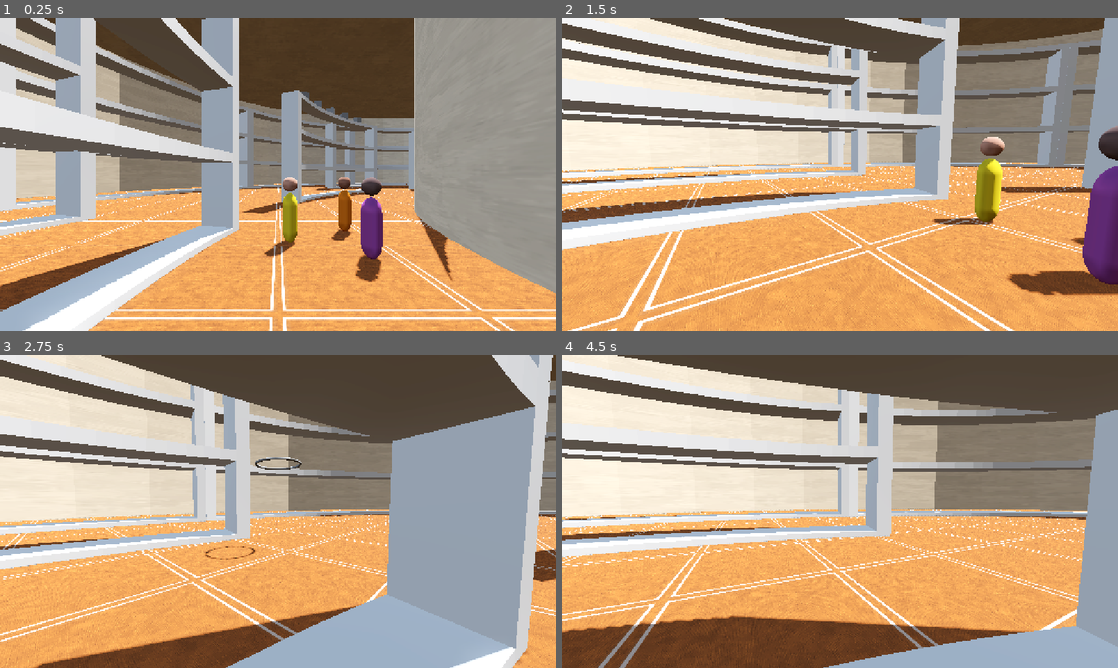
Above: before the commit, frames 1-4 (two rows, left to right).
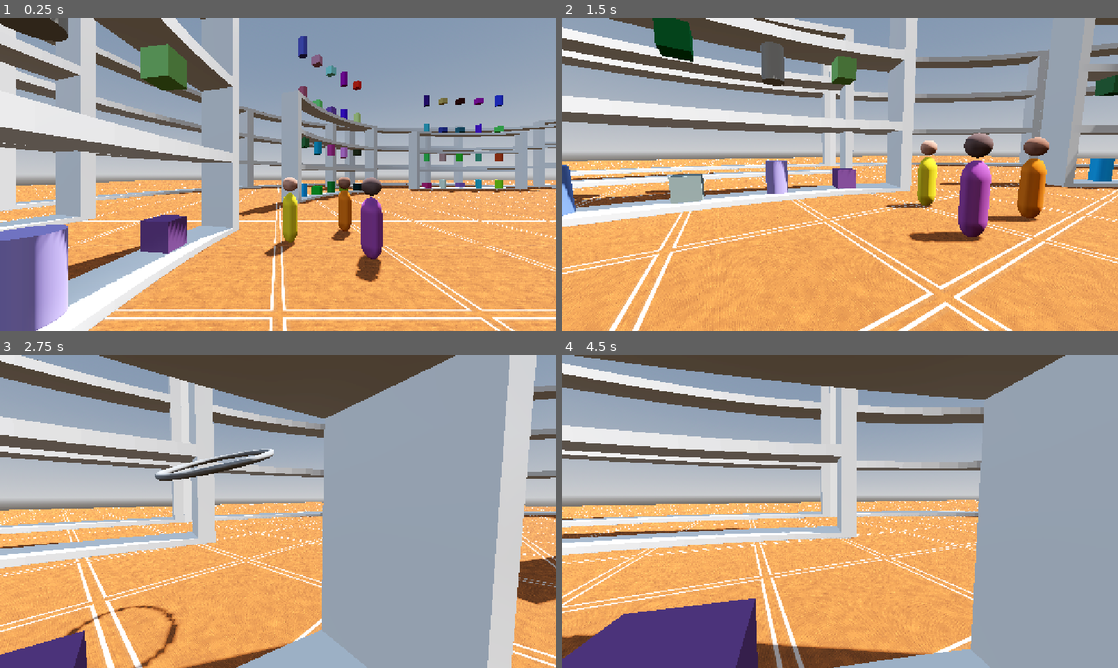
Above: after the commit, the same moments.

Repository: cjpugs/GMTK-Jam-25
Game: Godot game, scene res://scenes/levels/test-level.tscn
Two runs of this game, one before a commit and one after it. Both use one fixed random seed, a clock stepped at 60 frames per second and the inputs below. This scene is started directly instead of the project's main scene.
Inputs (mouse positions are in pixels of both pictures, inside the frame that each line leads up to):
- Up to frame 1 (0.25 s): no input
- Up to frame 2 (1.5 s): move the mouse to (962, 158) at 0.52 s; hold Right (move_right) 0.53-1.28 s; click (962, 158) at 0.6 s; move the mouse to (812, 174) at 1.27 s; hold Up (move_forward) from 1.28 s (still down); click (812, 174) at 1.35 s
- Up to frame 3 (2.75 s): keep holding Up (move_forward); move the mouse to (289, 505) at 2.02 s; click (289, 505) at 2.1 s
- Up to frame 4 (4.5 s): keep holding Up (move_forward); move the mouse to (834, 517) at 2.77 s; click (834, 517) at 2.85 s; move the mouse to (878, 514) at 3.52 s; click (878, 514) at 3.6 s; move the mouse to (795, 508) at 4.27 s; click (795, 508) at 4.35 s

The runs differ from the first frame. In frame 1, 44% of the frame differs, in the area x 0-100%, y 0-100%; in frame 2, 63%; in frame 3, 47%; in frame 4, 55%.

Commit message:
i give up. this was the closest i could get to transforming the items to the right locations. why can't i just tell an instanced scene to be a child of a marker i placed somewhere and have it inherit that location

Diff:
--- a/scenes/collectibles/collectible.gd
+++ b/scenes/collectibles/collectible.gd
@@ -1,22 +1,15 @@
-extends Area3D
+extends Node3D
+class_name Collectible
 
 @export var point_value := 100 # placeholder default score
-@export var mesh_override: Mesh
-@export_enum("Laptop") var collectible_type: String
+var collectible_meshes := [BoxMesh, CylinderMesh]
 
 func _ready() -> void:
-	if mesh_override:
-		$MeshInstance3D.mesh = mesh_override
-
-	#var scene_path := ""
-	#match collectible_type:
-		#"Laptop": scene_path = "res://scenes/collectibles/laptop.tscn"
-	#
-	#if scene_path != "":
-		#var new_model = load(scene_path).instantiate()
-		#$Model.queue_free()
-		#add_child(new_model)
-		#new_model.name = "Model"
+	var collectible_mesh = collectible_meshes.pick_random()
+	$MeshInstance3D.mesh = collectible_mesh.new()
+	var mat := StandardMaterial3D.new()
+	mat.albedo_color = Color(randf(), randf(), randf())
+	$MeshInstance3D.material_override = mat
 
 func _on_body_entered(_body: Node3D) -> void:
 	Globals.score += point_value
--- a/scenes/collectibles/collectible.tscn
+++ b/scenes/collectibles/collectible.tscn
@@ -2,18 +2,19 @@
 
 [ext_resource type="Script" uid="uid://cqc1pqa3oktlw" path="res://scenes/collectibles/collectible.gd" id="1_lb3xb"]
 
+[sub_resource type="BoxMesh" id="BoxMesh_lb3xb"]
+
 [sub_resource type="SphereShape3D" id="SphereShape3D_wahkq"]
 
-[sub_resource type="BoxMesh" id="BoxMesh_lb3xb"]
-resource_local_to_scene = true
-
-[node name="Collectible" type="Area3D"]
+[node name="Collectible" type="Node3D"]
 script = ExtResource("1_lb3xb")
 
-[node name="CollisionShape3D" type="CollisionShape3D" parent="."]
+[node name="MeshInstance3D" type="MeshInstance3D" parent="."]
+mesh = SubResource("BoxMesh_lb3xb")
+
+[node name="Area3D" type="Area3D" parent="."]
+
+[node name="CollisionShape3D" type="CollisionShape3D" parent="Area3D"]
 shape = SubResource("SphereShape3D_wahkq")
 
-[node name="Model" type="MeshInstance3D" parent="."]
-mesh = SubResource("BoxMesh_lb3xb")
-
-[connection signal="body_entered" from="." to="." method="_on_body_entered"]
+[connection signal="body_entered" from="Area3D" to="." method="_on_body_entered"]
--- a/scenes/collectibles/laptop.tscn
+++ b/scenes/collectibles/laptop.tscn
@@ -48,9 +48,7 @@
 blend_shape_mode = 0
 shadow_mesh = SubResource("ArrayMesh_6871g")
 
-[node name="Node3D" type="Node3D"]
-
-[node name="Cube2" type="MeshInstance3D" parent="."]
+[node name="Model" type="MeshInstance3D"]
 transform = Transform3D(100, 0, 0, 0, -4.37114e-06, 100, 0, -100, -4.37114e-06, 0, 0, 0)
 mesh = SubResource("ArrayMesh_gvdnr")
 skeleton = NodePath("")
--- a/scenes/levels/store.tscn
+++ b/scenes/levels/store.tscn
@@ -48,10 +48,11 @@
 [node name="Store" type="Node3D"]
 
 [node name="Ceiling" type="StaticBody3D" parent="."]
-transform = Transform3D(1, 0, 0, 0, -1, -8.74228e-08, 0, 8.74228e-08, -1, 0, 22, 0)
+transform = Transform3D(1, 0, 0, 0, -1, -8.74228e-08, 0, 8.74228e-08, -1, 0, 24, 0)
 
 [node name="MeshInstance3D" type="MeshInstance3D" parent="Ceiling"]
 transform = Transform3D(100, 0, 0, 0, 100, 0, 0, 0, 100, 0, 0, 0)
+visible = false
 mesh = SubResource("PlaneMesh_m4iqm")
 surface_material_override/0 = SubResource("StandardMaterial3D_b0hbt")
 
@@ -73,18 +74,21 @@
 
 [node name="MeshInstance3D" type="MeshInstance3D" parent="InnerWall"]
 transform = Transform3D(1.5, 0, 0, 0, 1.5, 0, 0, 0, 1.5, 0, 0, 0)
+visible = false
 mesh = SubResource("CylinderMesh_y7kff")
 surface_material_override/0 = SubResource("StandardMaterial3D_m4iqm")
 
 [node name="CollisionShape3D" type="CollisionShape3D" parent="InnerWall"]
 transform = Transform3D(1.5, 0, 0, 0, 1.5, 0, 0, 0, 1.5, 0, 0, 0)
 shape = SubResource("CylinderShape3D_y7kff")
+disabled = true
 
 [node name="OuterWall" type="StaticBody3D" parent="."]
 transform = Transform3D(1, 0, 0, 0, 1, 0, 0, 0, 1, 0, 11, 0)
 
 [node name="OuterWallMesh" type="MeshInstance3D" parent="OuterWall"]
 transform = Transform3D(1.75, 0, 0, 0, 1.75, 0, 0, 0, 1.75, 0, 0, 0)
+visible = false
 mesh = ExtResource("1_y7kff")
 skeleton = NodePath("../..")
 surface_material_override/0 = SubResource("StandardMaterial3D_8s6uc")
--- a/scenes/levels/test-level.tscn
+++ b/scenes/levels/test-level.tscn
@@ -1,9 +1,8 @@
-[gd_scene load_steps=10 format=3 uid="uid://cs1jpi12r1ya"]
+[gd_scene load_steps=9 format=3 uid="uid://cs1jpi12r1ya"]
 
 [ext_resource type="PackedScene" uid="uid://yo167f7iyygr" path="res://scenes/player/player.tscn" id="1_tny1j"]
 [ext_resource type="Script" uid="uid://y3d2gahq05fi" path="res://scenes/levels/test_level.gd" id="1_xcg81"]
 [ext_resource type="PackedScene" uid="uid://bavk5pw8cq6lh" path="res://scenes/levels/store.tscn" id="2_er0ob"]
-[ext_resource type="PackedScene" uid="uid://b4se3yrsxenvf" path="res://scenes/obstacles/security_guard.tscn" id="4_ck1ti"]
 [ext_resource type="PackedScene" uid="uid://cnmcblse6n4sp" path="res://scenes/obstacles/customer.tscn" id="4_q4av7"]
 
 [sub_resource type="ProceduralSkyMaterial" id="ProceduralSkyMaterial_tny1j"]
@@ -44,9 +43,6 @@
 
 [node name="Store" parent="NavigationRegion3D" instance=ExtResource("2_er0ob")]
 
-[node name="SecurityGuard" parent="." instance=ExtResource("4_ck1ti")]
-transform = Transform3D(1, 0, 0, 0, 1, 0, 0, 0, 1, -35.2216, 0, 19.2899)
-
 [node name="Customer" parent="." instance=ExtResource("4_q4av7")]
 transform = Transform3D(1, 0, 0, 0, 1, 0, 0, 0, 1, -35.5229, 0, -8.30172)
 
--- a/scenes/shelves/CurvedShelf40.tscn
+++ b/scenes/shelves/CurvedShelf40.tscn
@@ -154,31 +154,31 @@
 
 [node name="ItemSlot1" type="Node3D" parent="Shelves/Shelf1"]
 
-[node name="Marker3D" type="Marker3D" parent="Shelves/Shelf1/ItemSlot1"]
+[node name="Marker3D" type="Node3D" parent="Shelves/Shelf1/ItemSlot1"]
 transform = Transform3D(1, 0, 0, 0, 1, 0, 0, 0, 1, -40.5, 0, 0)
 
 [node name="ItemSlot2" type="Node3D" parent="Shelves/Shelf1"]
 transform = Transform3D(0.996195, 0, 0.0871557, 0, 1, 0, -0.0871557, 0, 0.996195, 0, 0, 0)
 
-[node name="Marker3D" type="Marker3D" parent="Shelves/Shelf1/ItemSlot2"]
+[node name="Marker3D" type="Node3D" parent="Shelves/Shelf1/ItemSlot2"]
 transform = Transform3D(1, 0, 0, 0, 1, 0, 0, 0, 1, -40.5, 0, 0)
 
 [node name="ItemSlot3" type="Node3D" parent="Shelves/Shelf1"]
 transform = Transform3D(0.984808, 0, 0.173648, 0, 1, 0, -0.173648, 0, 0.984808, 0, 0, 0)
 
-[node name="Marker3D" type="Marker3D" parent="Shelves/Shelf1/ItemSlot3"]
+[node name="Marker3D" type="Node3D" parent="Shelves/Shelf1/ItemSlot3"]
 transform = Transform3D(1, 0, 0, 0, 1, 0, 0, 0, 1, -40.5, 0, 0)
 
 [node name="ItemSlot4" type="Node3D" parent="Shelves/Shelf1"]
 transform = Transform3D(0.996195, 0, -0.0871557, 0, 1, 0, 0.0871557, 0, 0.996195, 0, 0, 0)
 
-[node name="Marker3D" type="Marker3D" parent="Shelves/Shelf1/ItemSlot4"]
+[node name="Marker3D" type="Node3D" parent="Shelves/Shelf1/ItemSlot4"]
 transform = Transform3D(1, 0, 0, 0, 1, 0, 0, 0, 1, -40.5, 0, 0)
 
 [node name="ItemSlot5" type="Node3D" parent="Shelves/Shelf1"]
 transform = Transform3D(0.984808, 0, -0.173648, 0, 1, 0, 0.173648, 0, 0.984808, 0, 0, 0)
 
-[node name="Marker3D" type="Marker3D" parent="Shelves/Shelf1/ItemSlot5"]
+[node name="Marker3D" type="Node3D" parent="Shelves/Shelf1/ItemSlot5"]
 transform = Transform3D(1, 0, 0, 0, 1, 0, 0, 0, 1, -40.5, 0, 0)
 
 [node name="Shelf2" type="Node3D" parent="Shelves"]
@@ -186,31 +186,31 @@
 
 [node name="ItemSlot1" type="Node3D" parent="Shelves/Shelf2"]
 
-[node name="Marker3D" type="Marker3D" parent="Shelves/Shelf2/ItemSlot1"]
+[node name="Marker3D" type="Node3D" parent="Shelves/Shelf2/ItemSlot1"]
 transform = Transform3D(1, 0, 0, 0, 1, 0, 0, 0, 1, -40.5, 0, 0)
 
 [node name="ItemSlot2" type="Node3D" parent="Shelves/Shelf2"]
 transform = Transform3D(0.996195, 0, 0.0871557, 0, 1, 0, -0.0871557, 0, 0.996195, 0, 0, 0)
 
-[node name="Marker3D" type="Marker3D" parent="Shelves/Shelf2/ItemSlot2"]
+[node name="Marker3D" type="Node3D" parent="Shelves/Shelf2/ItemSlot2"]
 transform = Transform3D(1, 0, 0, 0, 1, 0, 0, 0, 1, -40.5, 0, 0)
 
 [node name="ItemSlot3" type="Node3D" parent="Shelves/Shelf2"]
 transform = Transform3D(0.984808, 0, 0.173648, 0, 1, 0, -0.173648, 0, 0.984808, 0, 0, 0)
 
-[node name="Marker3D" type="Marker3D" parent="Shelves/Shelf2/ItemSlot3"]
+[node name="Marker3D" type="Node3D" parent="Shelves/Shelf2/ItemSlot3"]
 transform = Transform3D(1, 0, 0, 0, 1, 0, 0, 0, 1, -40.5, 0, 0)
 
 [node name="ItemSlot4" type="Node3D" parent="Shelves/Shelf2"]
 transform = Transform3D(0.996195, 0, -0.0871557, 0, 1, 0, 0.0871557, 0, 0.996195, 0, 0, 0)
 
-[node name="Marker3D" type="Marker3D" parent="Shelves/Shelf2/ItemSlot4"]
+[node name="Marker3D" type="Node3D" parent="Shelves/Shelf2/ItemSlot4"]
 transform = Transform3D(1, 0, 0, 0, 1, 0, 0, 0, 1, -40.5, 0, 0)
 
 [node name="ItemSlot5" type="Node3D" parent="Shelves/Shelf2"]
 transform = Transform3D(0.984808, 0, -0.173648, 0, 1, 0, 0.173648, 0, 0.984808, 0, 0, 0)
 
-[node name="Marker3D" type="Marker3D" parent="Shelves/Shelf2/ItemSlot5"]
+[node name="Marker3D" type="Node3D" parent="Shelves/Shelf2/ItemSlot5"]
 transform = Transform3D(1, 0, 0, 0, 1, 0, 0, 0, 1, -40.5, 0, 0)
 
 [node name="Shelf3" type="Node3D" parent="Shelves"]
@@ -218,31 +218,31 @@
 
 [node name="ItemSlot1" type="Node3D" parent="Shelves/Shelf3"]
 
-[node name="Marker3D" type="Marker3D" parent="Shelves/Shelf3/ItemSlot1"]
+[node name="Marker3D" type="Node3D" parent="Shelves/Shelf3/ItemSlot1"]
 transform = Transform3D(1, 0, 0, 0, 1, 0, 0, 0, 1, -40.5, 0, 0)
 
 [node name="ItemSlot2" type="Node3D" parent="Shelves/Shelf3"]
 transform = Transform3D(0.996195, 0, 0.0871557, 0, 1, 0, -0.0871557, 0, 0.996195, 0, 0, 0)
 
-[node name="Marker3D" type="Marker3D" parent="Shelves/Shelf3/ItemSlot2"]
+[node name="Marker3D" type="Node3D" parent="Shelves/Shelf3/ItemSlot2"]
 transform = Transform3D(1, 0, 0, 0, 1, 0, 0, 0, 1, -40.5, 0, 0)
 
 [node name="ItemSlot3" type="Node3D" parent="Shelves/Shelf3"]
 transform = Transform3D(0.984808, 0, 0.173648, 0, 1, 0, -0.173648, 0, 0.984808, 0, 0, 0)
 
-[node name="Marker3D" type="Marker3D" parent="Shelves/Shelf3/ItemSlot3"]
+[node name="Marker3D" type="Node3D" parent="Shelves/Shelf3/ItemSlot3"]
 transform = Transform3D(1, 0, 0, 0, 1, 0, 0, 0, 1, -40.5, 0, 0)
 
 [node name="ItemSlot4" type="Node3D" parent="Shelves/Shelf3"]
 transform = Transform3D(0.996195, 0, -0.0871557, 0, 1, 0, 0.0871557, 0, 0.996195, 0, 0, 0)
 
-[node name="Marker3D" type="Marker3D" parent="Shelves/Shelf3/ItemSlot4"]
+[node name="Marker3D" type="Node3D" parent="Shelves/Shelf3/ItemSlot4"]
 transform = Transform3D(1, 0, 0, 0, 1, 0, 0, 0, 1, -40.5, 0, 0)
 
 [node name="ItemSlot5" type="Node3D" parent="Shelves/Shelf3"]
 transform = Transform3D(0.984808, 0, -0.173648, 0, 1, 0, 0.173648, 0, 0.984808, 0, 0, 0)
 
-[node name="Marker3D" type="Marker3D" parent="Shelves/Shelf3/ItemSlot5"]
+[node name="Marker3D" type="Node3D" parent="Shelves/Shelf3/ItemSlot5"]
 transform = Transform3D(1, 0, 0, 0, 1, 0, 0, 0, 1, -40.5, 0, 0)
 
 [node name="Shelf4" type="Node3D" parent="Shelves"]
@@ -250,29 +250,29 @@
 
 [node name="ItemSlot1" type="Node3D" parent="Shelves/Shelf4"]
 
-[node name="Marker3D" type="Marker3D" parent="Shelves/Shelf4/ItemSlot1"]
+[node name="Marker3D" type="Node3D" parent="Shelves/Shelf4/ItemSlot1"]
 transform = Transform3D(1, 0, 0, 0, 1, 0, 0, 0, 1, -40.5, 0, 0)
 
 [node name="ItemSlot2" type="Node3D" parent="Shelves/Shelf4"]
 transform = Transform3D(0.996195, 0, 0.0871557, 0, 1, 0, -0.0871557, 0, 0.996195, 0, 0, 0)
 
-[node name="Marker3D" type="Marker3D" parent="Shelves/Shelf4/ItemSlot2"]
+[node name="Marker3D" type="Node3D" parent="Shelves/Shelf4/ItemSlot2"]
 transform = Transform3D(1, 0, 0, 0, 1, 0, 0, 0, 1, -40.5, 0, 0)
 
 [node name="ItemSlot3" type="Node3D" parent="Shelves/Shelf4"]
 transform = Transform3D(0.984808, 0, 0.173648, 0, 1, 0, -0.173648, 0, 0.984808, 0, 0, 0)
 
-[node name="Marker3D" type="Marker3D" parent="Shelves/Shelf4/ItemSlot3"]
+[node name="Marker3D" type="Node3D" parent="Shelves/Shelf4/ItemSlot3"]
 transform = Transform3D(1, 0, 0, 0, 1, 0, 0, 0, 1, -40.5, 0, 0)
 
 [node name="ItemSlot4" type="Node3D" parent="Shelves/Shelf4"]
 transform = Transform3D(0.996195, 0, -0.0871557, 0, 1, 0, 0.0871557, 0, 0.996195, 0, 0, 0)
 
-[node name="Marker3D" type="Marker3D" parent="Shelves/Shelf4/ItemSlot4"]
+[node name="Marker3D" type="Node3D" parent="Shelves/Shelf4/ItemSlot4"]
 transform = Transform3D(1, 0, 0, 0, 1, 0, 0, 0, 1, -40.5, 0, 0)
 
 [node name="ItemSlot5" type="Node3D" parent="Shelves/Shelf4"]
 transform = Transform3D(0.984808, 0, -0.173648, 0, 1, 0, 0.173648, 0, 0.984808, 0, 0, 0)
 
-[node name="Marker3D" type="Marker3D" parent="Shelves/Shelf4/ItemSlot5"]
-transform = Transform3D(1, 0, 0, 0, 1, 0, 0, 0, 1, -40.5, 0, 0)
+[node name="Marker3D" type="Node3D" parent="Shelves/Shelf4/ItemSlot5"]
+transform = Transform3D(1, 0, 0, 0, 1, 0, 0, 0, 1, -40.5, 0, 0)
--- a/scenes/shelves/populate_shelves.gd
+++ b/scenes/shelves/populate_shelves.gd
@@ -1,19 +1,21 @@
 extends Node3D
 
-var collectible_scenes = [
-	preload("res://scenes/collectibles/collectible.tscn")
-]
-
-@onready var shelves = $Shelves.get_children()
+@onready var shelves := $Shelves.get_children()
+const ITEM_PATH := "res://scenes/collectibles/collectible.tscn"
 
 func _ready() -> void:
 	for shelf in shelves:
-		var slots = shelf.get_children()
-		for slot in slots:
-			var slot_location = slot.get_child(0)
-			if randf() < 1:
-				var item = collectible_scenes.pick_random()
-				var item_instance = item.instantiate()
-				slot_location.add_child(item_instance)
-				item_instance.transform.origin = Vector3.ZERO
-				item_instance.rotate_y(randf_range(0, 2 * PI))
+		for slot in shelf.get_children():
+			#if randf() < 1: #only place collectible certain % of the time
+			var location = slot.get_child(0) #get position to place collectible at
+			var item_instance = load(ITEM_PATH).instantiate()
+			item_instance.global_transform = slot.global_transform
+			item_instance.position.y = location.global_transform.origin.y
+			item_instance.rotate_y(randf_range(0, 2 * PI))
+			location.add_child(item_instance)
+
+			# Reset transform so nothing gets inherited
+			item_instance.transform = Transform3D.IDENTITY
+
+			# Apply only a vertical offset
+			item_instance.translate(Vector3(0, location.global_transform.origin.y / location.get_parent().global_transform.basis.get_scale().y / 2, 0))
